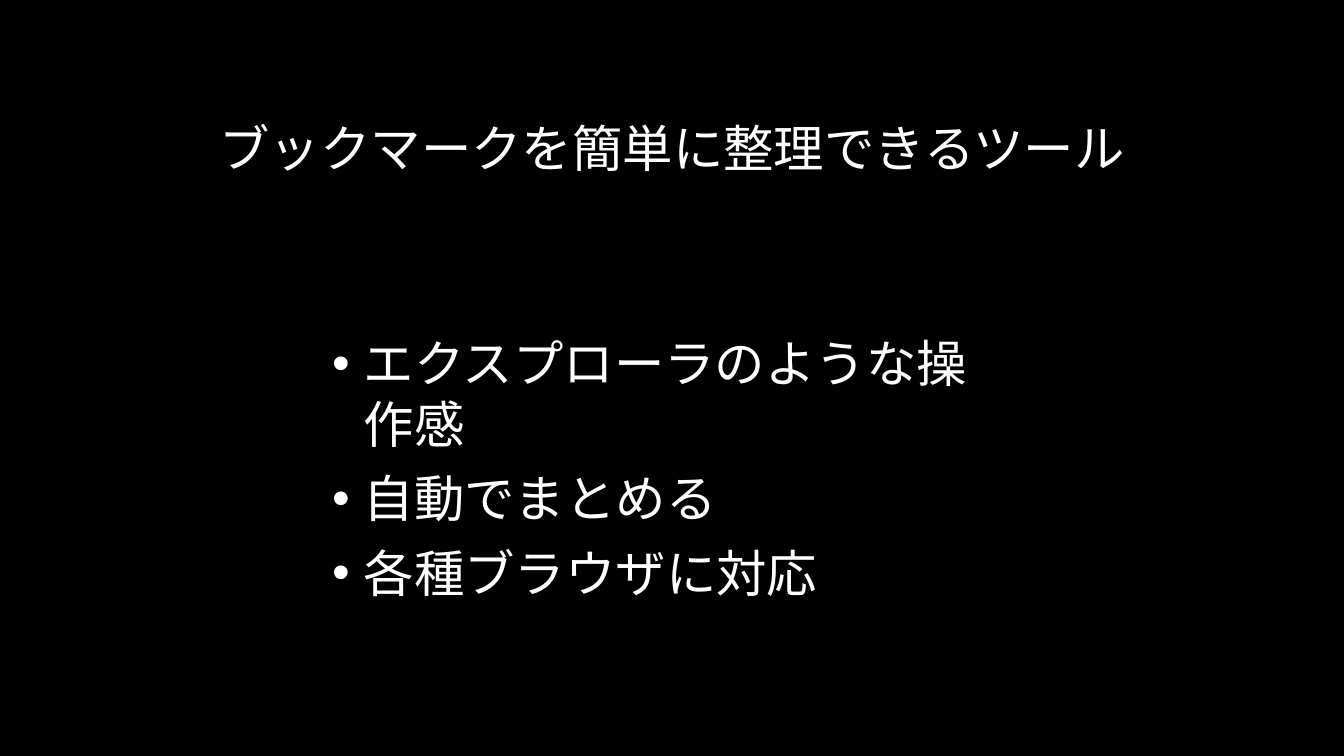
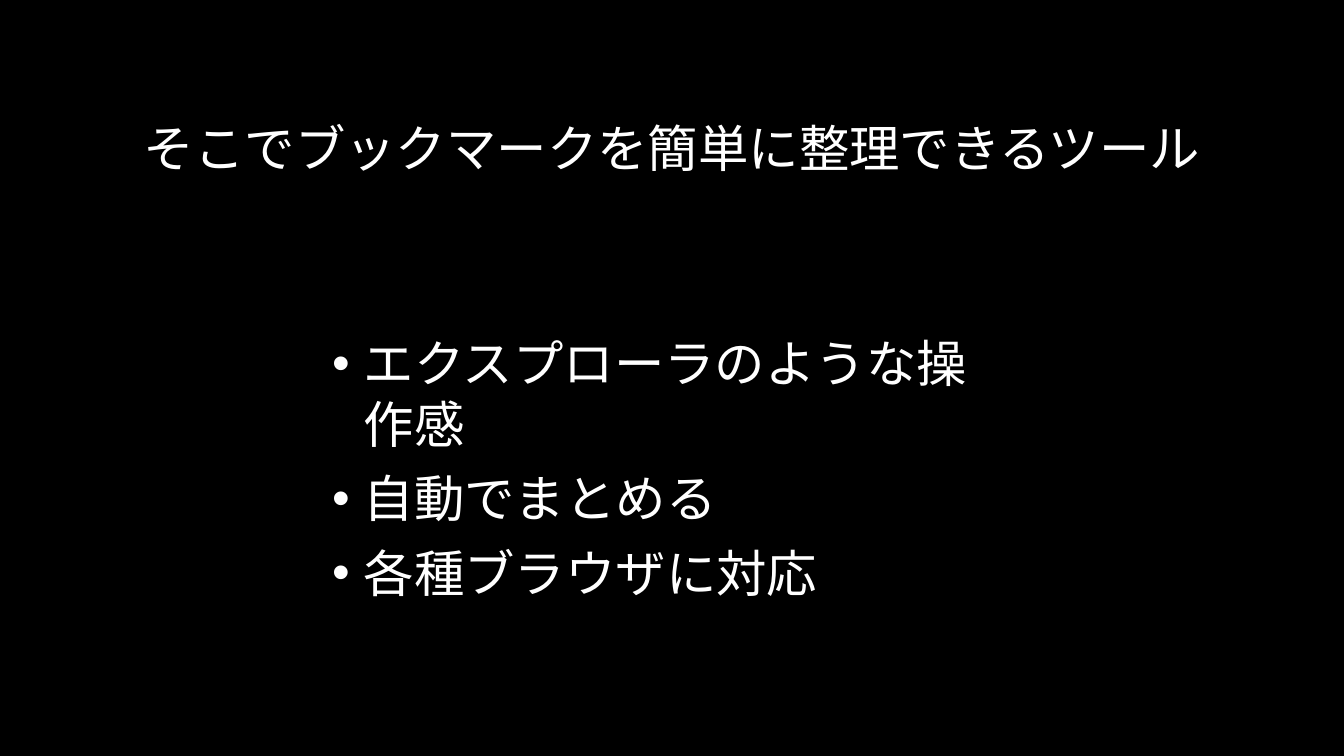
Before and after one commit to Sorarinu/ProjectP2016_F, a slide deck: slide 5 of production-idea/決意表明.pptx (slide 3 before the commit). Drawn at 1344x756 pixels with LibreOffice and Linux fonts; fonts in the diff are those of the drawing; background and template pictures are left out. Boxes give left, top, right and bottom in pixels: in the first picture for what was removed or moved away, otherwise in the second. Text is boxed around its words. In the diff, an @@ line names an element or a change of style, - is before the commit and + after.

```diff
--- a/production-idea/決意表明.pptx
+++ b/production-idea/決意表明.pptx
@@ title at [144, 124, 1200, 171]: text changed @@
-ブックマークを簡単に整理できるツール
+そこでブックマークを簡単に整理できるツール
```
Also in this commit, not shown: 3 other slides changed, 2 slides added.
